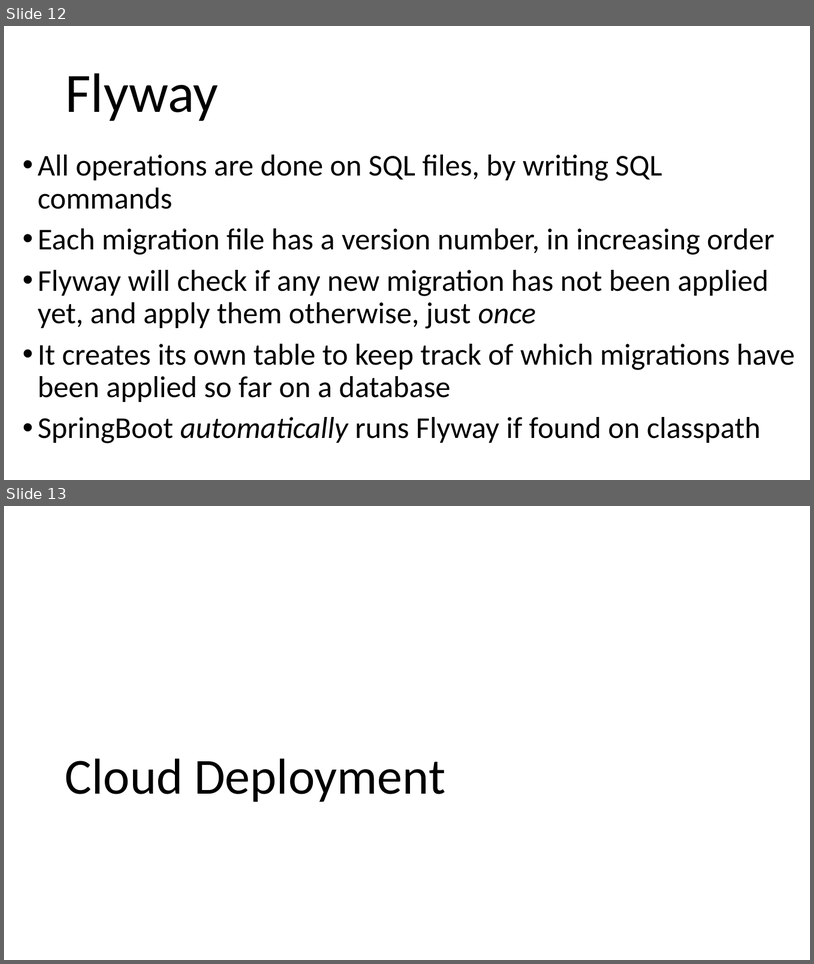
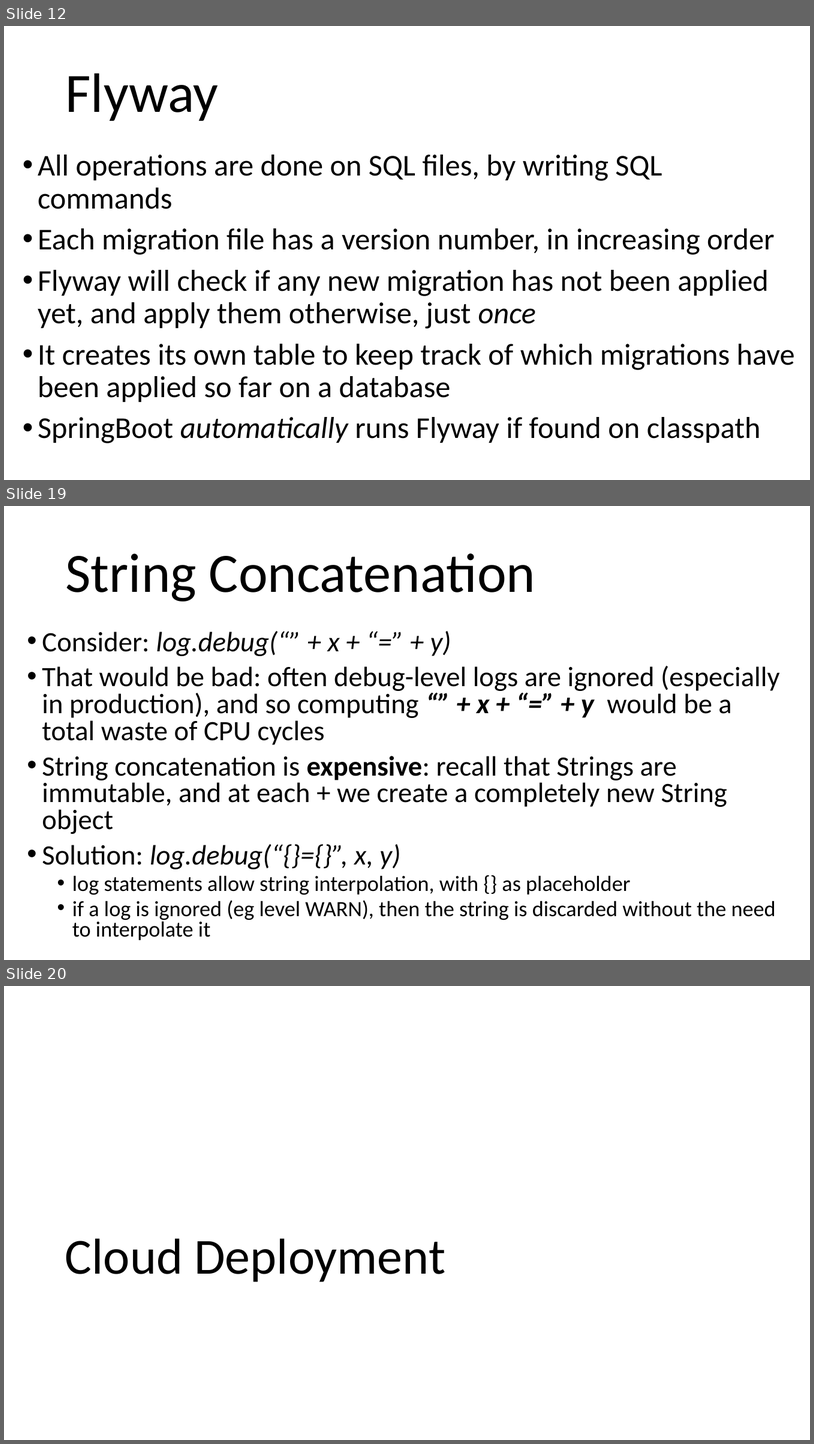
Before and after one commit to arcuri82/testing_security_development_enterprise_systems, a slide deck: doc/intro/slides/lesson_11_ci.pptx. Shown one above the other, each under a label of ours: slides 12 and 13 before the commit, slides 12, 19 and 20 after it; the slides between them are not shown. The pictures are 814x964 and 814x1444 pixels, drawn with LibreOffice and Linux fonts; fonts in the diff are those of the drawing. Boxes give left, top, right and bottom in pixels: in the first picture for what was removed or moved away, otherwise in the second. Text is boxed around its words. In the diff, an @@ line names an element or a change of style, - is before the commit and + after.

```diff
--- a/doc/intro/slides/lesson_11_ci.pptx
+++ b/doc/intro/slides/lesson_11_ci.pptx
@@ slide 19 added at box(4, 506, 810, 960), background #FFFFFF @@
@@ title added at box(65, 553, 536, 601), 66 pt, text #000000 @@
+String Concatenation
@@ text added at box(42, 631, 780, 940), 33.3 pt, text #000000 @@
+• Consider: log.debug(“” + x + “=” + y)
+• That would be bad: often debug-level logs are ignored (especially in production), and so computing “” + x + “=” + y would be a total waste of CPU cycles
+• String concatenation is expensive: recall that Strings are immutable, and at each + we create a completely new String object
+• Solution: log.debug(“{}={}”, x, y)
+  • log statements allow string interpolation, with {} as placeholder
+  • if a log is ignored (eg level WARN), then the string is discarded without the need to interpolate it
@@ what was slide 13 is now slide 20 @@
```
Also in this commit, not shown: 6 other slides added, 1 other file.
